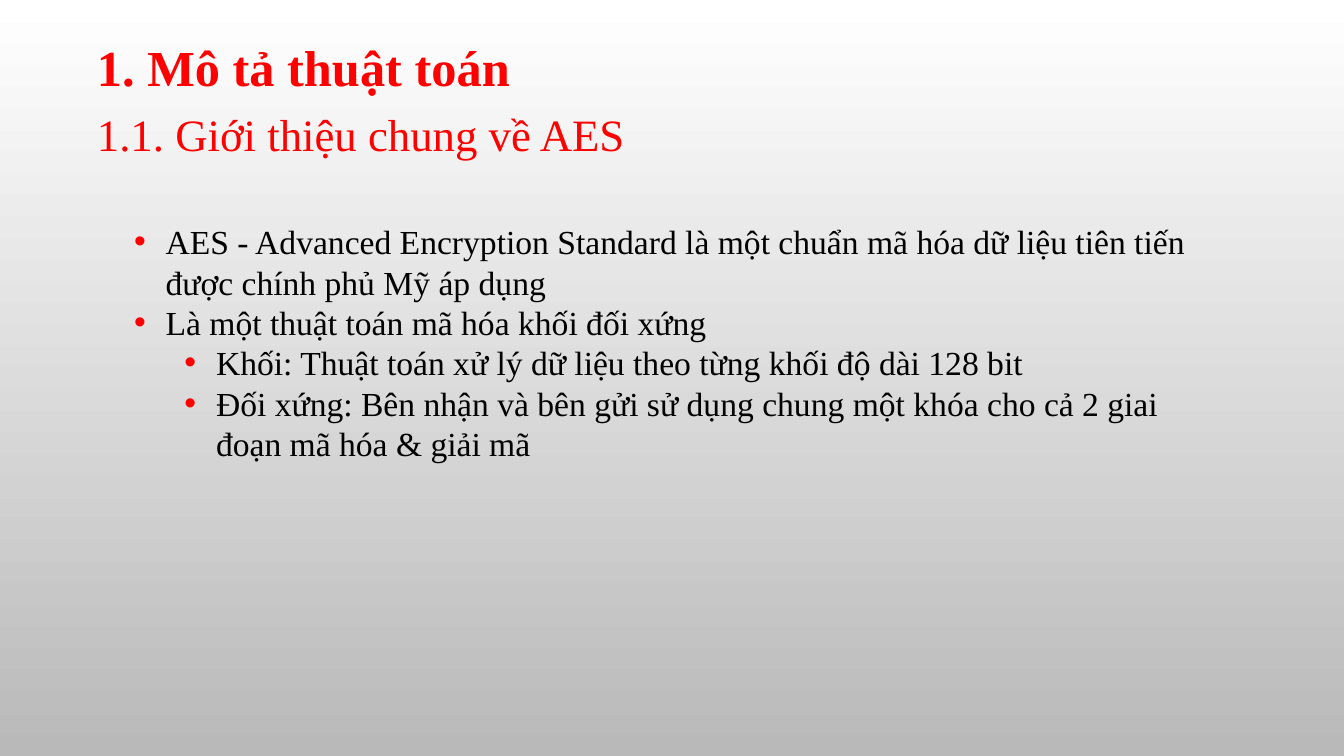
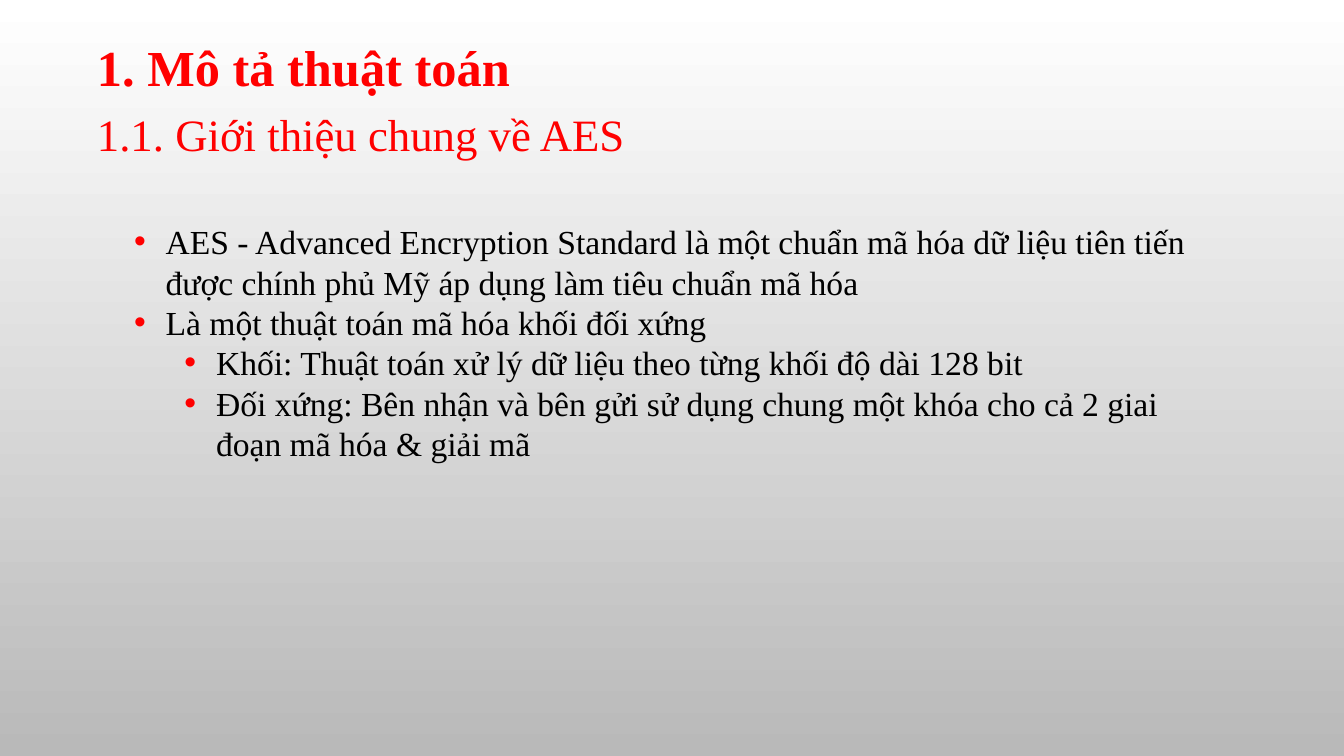
Before and after one commit to hoangtu041997/PM-Final, a slide deck: slide 3 of Slide.pptx. Drawn at 1344x756 pixels with LibreOffice and Linux fonts; fonts in the diff are those of the drawing; background and template pictures are left out. Boxes give left, top, right and bottom in pixels: in the first picture for what was removed or moved away, otherwise in the second. Text is boxed around its words. In the diff, an @@ line names an element or a change of style, - is before the commit and + after.

```diff
--- a/Slide.pptx
+++ b/Slide.pptx
@@ text at [166,229,1184,301]: text changed @@
-• AES - Advanced Encryption Standard là một chuẩn mã hóa dữ liệu tiên tiến được chính phủ Mỹ áp dụng
+• AES - Advanced Encryption Standard là một chuẩn mã hóa dữ liệu tiên tiến được chính phủ Mỹ áp dụng làm tiêu chuẩn mã hóa
```
Also in this commit, not shown: 3 other slides changed, 1 slide added.
